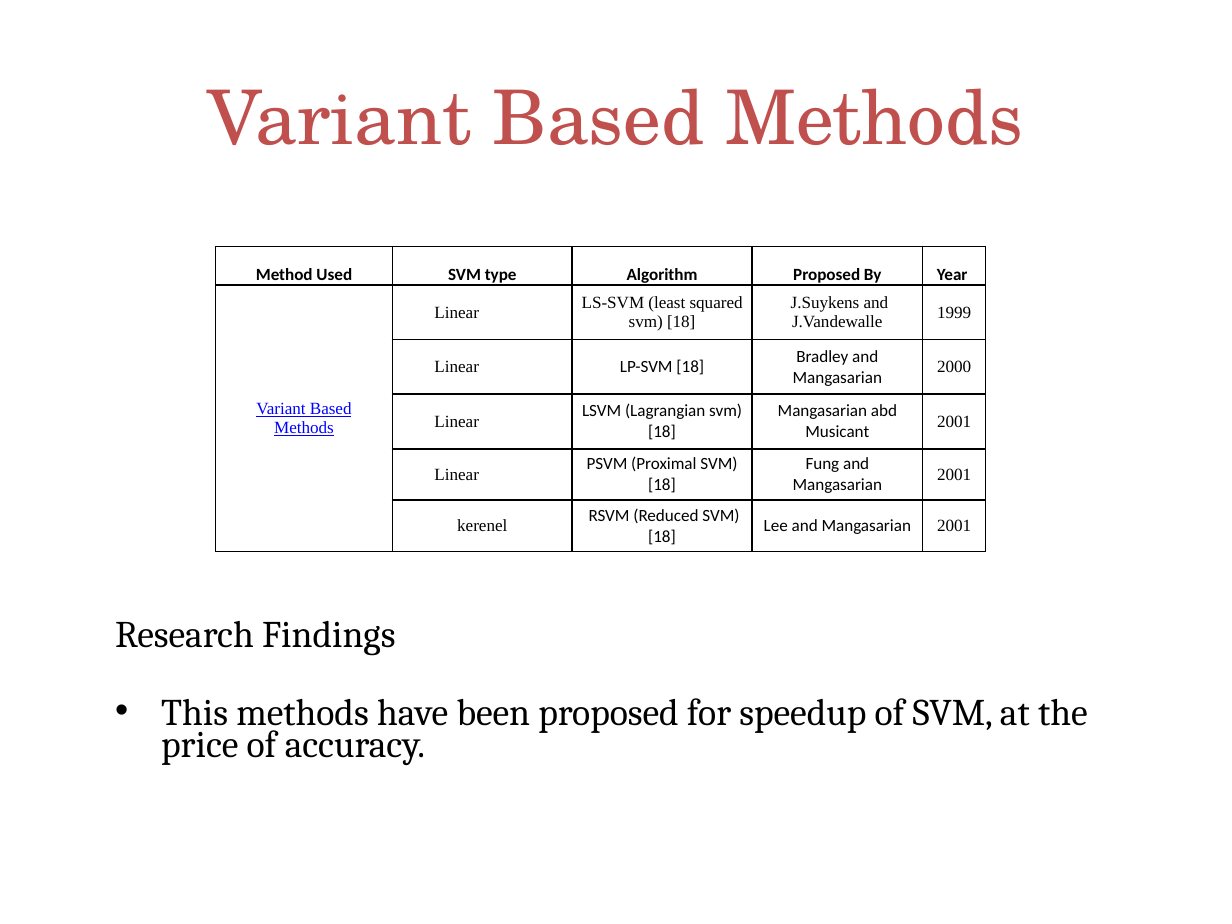
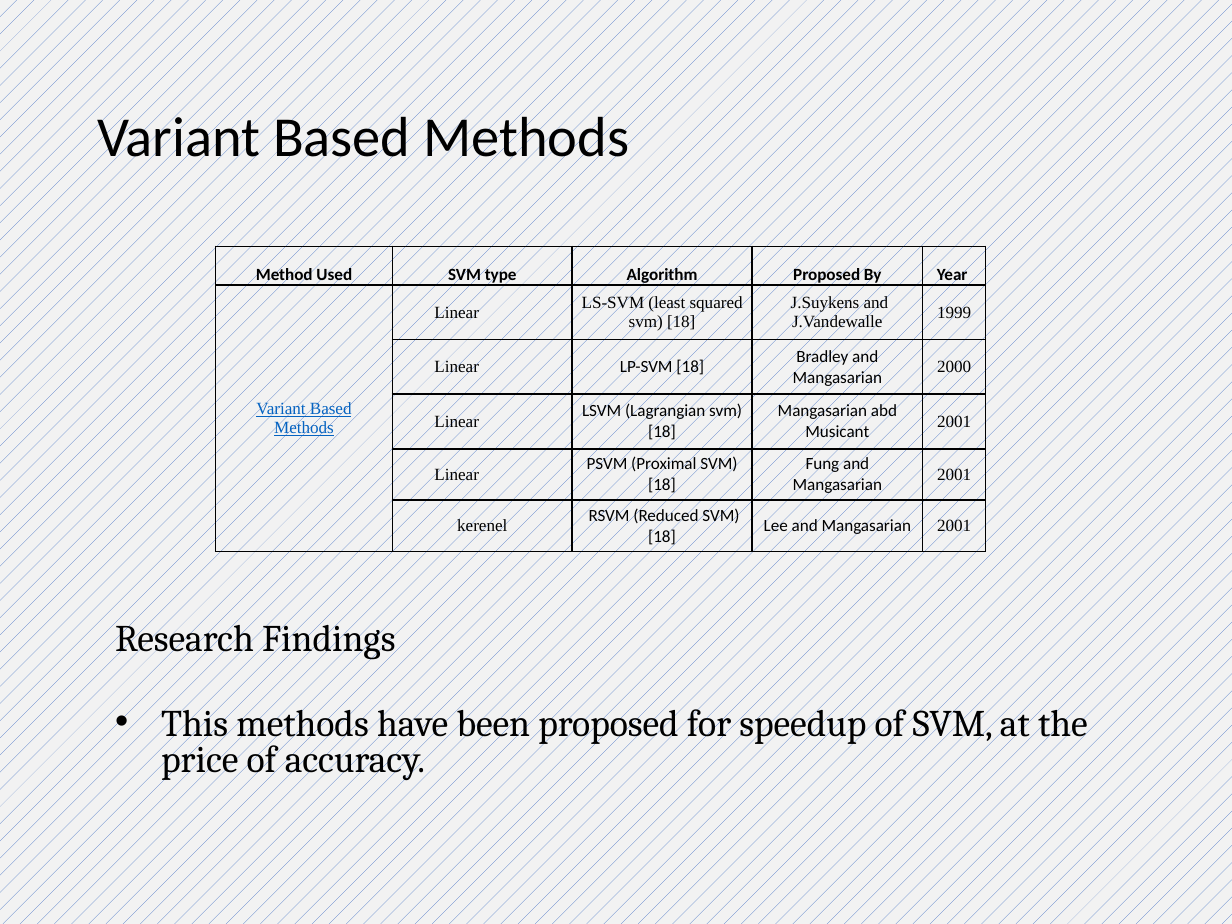
Before and after one commit to Shah-Aayush/semester-5-materials, a slide deck: slide 44 of ML - Machine Learning/Notes/swatiSVM for class.pptx. Drawn at 1232x924 pixels with LibreOffice and Linux fonts; fonts in the diff are those of the drawing; background and template pictures are left out. Boxes give left, top, right and bottom in pixels: in the first picture for what was removed or moved away, otherwise in the second. Text is boxed around its words. In the diff, an @@ line names an element or a change of style, - is before the commit and + after.

```diff
--- a/ML - Machine Learning/Notes/swatiSVM for class.pptx
+++ b/ML - Machine Learning/Notes/swatiSVM for class.pptx
@@ background picture (left out) to pattern #4472C4 on #F2F2F2 @@
@@ title "Variant Based Methods": place and size @@
-title "Variant Based Methods" at [208, 88, 1024, 145]
+title "Variant Based Methods" at [97, 109, 629, 170]
@@ title "Variant Based Methods" at [97, 109, 629, 170]: size 44 to 33 pt, font TeX Gyre Schola to Calibri, text colour #C0504D to #000000; alignment centre to left; line spacing 1 to 0.9 @@
@@ table at [216, 246, 987, 552] @@
@@ text colour #0000FF to #0563C1 in "Variant Based Methods" @@
@@ text "Research Findings" at [115, 616, 1088, 781]: line spacing 0.7 to 0.8 @@
```
Also in this commit, not shown: 52 other slides changed, 22 other files.
